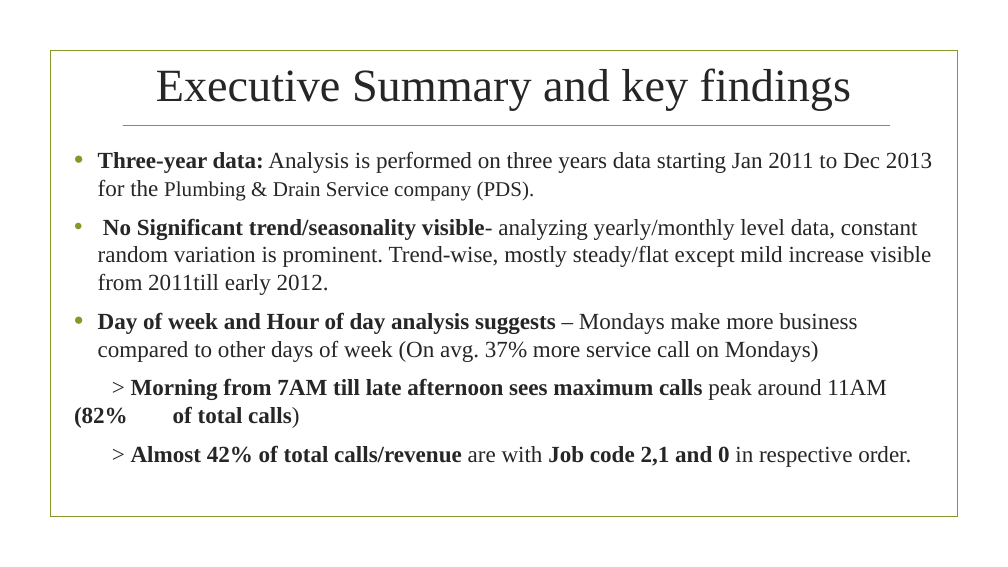
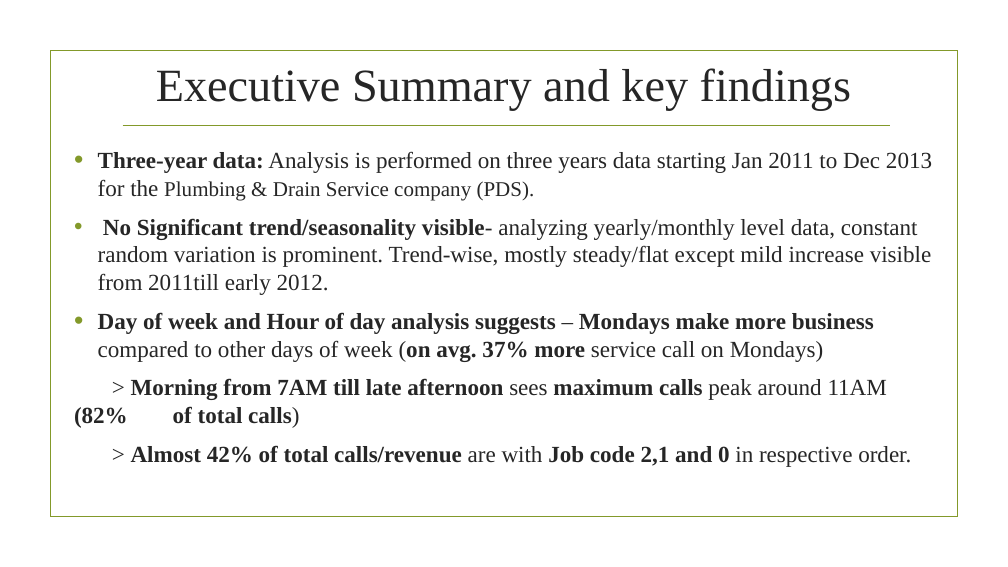
Before and after one commit to bhavsar-dushyant/Target-Marketing-and-Demand-forecasting-Live-data-, a slide deck: slide 5 of Plumbing Business Analysis.pptx. Drawn at 1008x567 pixels with LibreOffice and Linux fonts; fonts in the diff are those of the drawing; background and template pictures are left out. Boxes give left, top, right and bottom in pixels: in the first picture for what was removed or moved away, otherwise in the second. Text is boxed around its words. In the diff, an @@ line names an element or a change of style, - is before the commit and + after.

```diff
--- a/Plumbing Business Analysis.pptx
+++ b/Plumbing Business Analysis.pptx
@@ text at <box>98,312,874,362</box>: text changed; bold on @@
-• Day of week and Hour of day analysis suggests – Mondays make more business compared to other days of week (On avg. 37% more service call on Mondays)
+• Day of week and Hour of day analysis suggests – Mondays make more business compared to other days of week (on avg. 37% more service call on Mondays)
@@ text at <box>74,378,887,428</box>: bold off in "sees" @@
```
Also in this commit, not shown: 3 other slides changed, 4 slides added, 2 slides removed.
